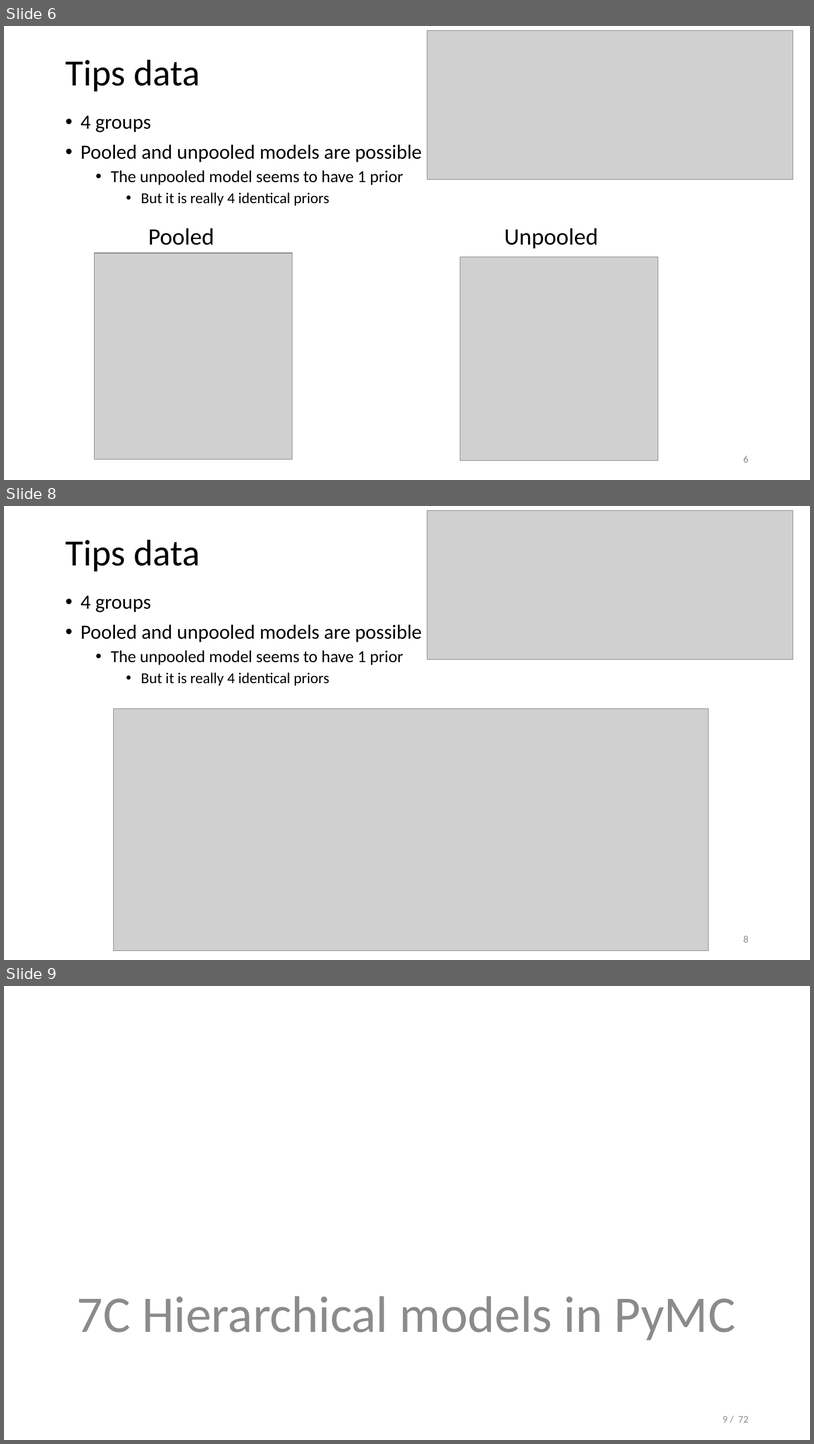
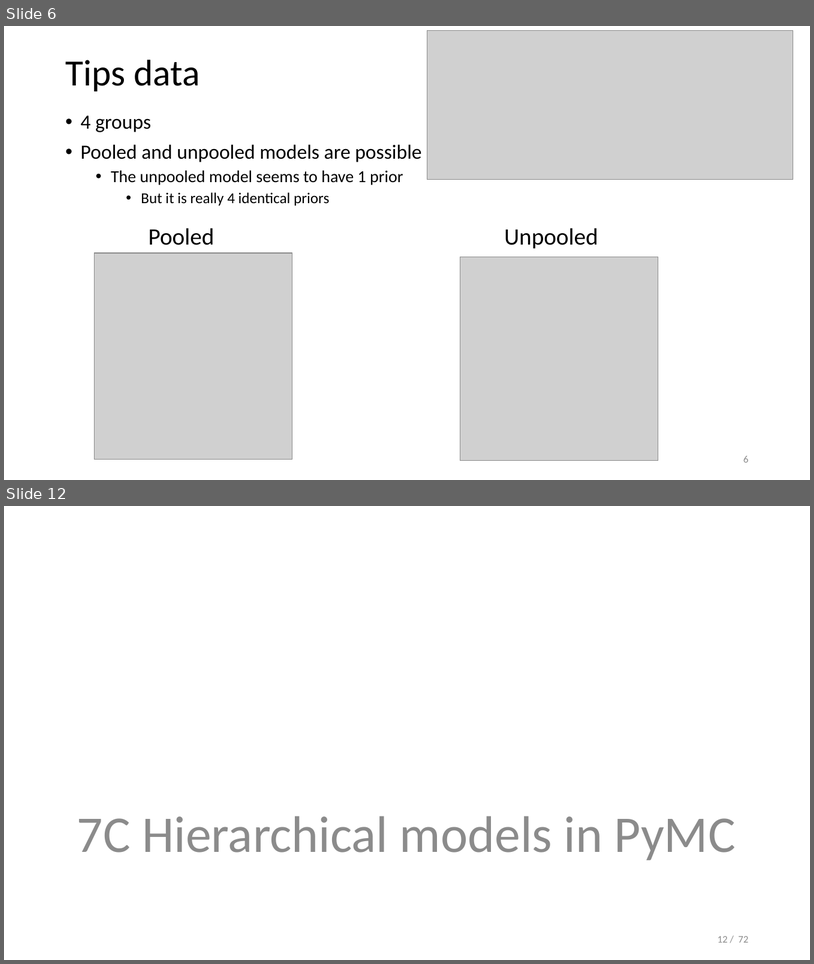
Before and after one commit to opherdonchin/StatisticalComputationAndAnalysis, a slide deck: Lectures/Lecture 7 Hierarchial models.pptx. Shown one above the other, each under a label of ours: slides 6, 8 and 9 before the commit, slides 6 and 12 after it; the slides between them are not shown. The pictures are 814x1444 and 814x964 pixels, drawn with LibreOffice and Linux fonts; fonts in the diff are those of the drawing; grey boxes stand for pictures. Boxes give left, top, right and bottom in pixels: in the first picture for what was removed or moved away, otherwise in the second. Text is boxed around its words. In the diff, an @@ line names an element or a change of style, - is before the commit and + after.

```diff
--- a/Lectures/Lecture 7 Hierarchial models.pptx
+++ b/Lectures/Lecture 7 Hierarchial models.pptx
@@ slide 8 removed at [4, 506, 810, 960], background #FFFFFF @@
@@ picture removed at [428, 511, 794, 660] @@
@@ title removed at [65, 540, 201, 571] @@
-Tips data
@@ text removed at [81, 595, 422, 685] @@
-• 4 groups
-• Pooled and unpooled models are possible
-  • The unpooled model seems to have 1 prior
-    • But it is really 4 identical priors
@@ picture removed at [113, 709, 709, 951] @@
@@ page number removed at [744, 935, 749, 942] @@
-8
@@ what was slide 9 is now slide 12 @@
@@ page number at [718, 936, 749, 942]: text changed @@
-9 / 72
+12 / 72
```
Also in this commit, not shown: 2 slides changed, 4 slides added, 1 other file.
